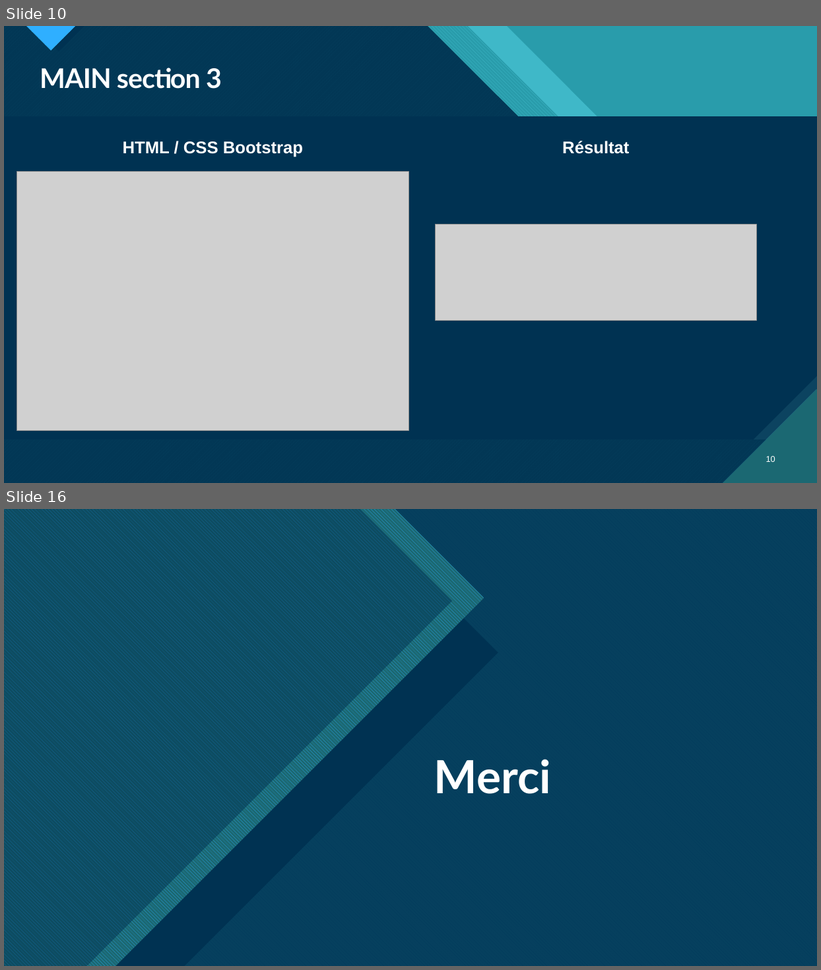
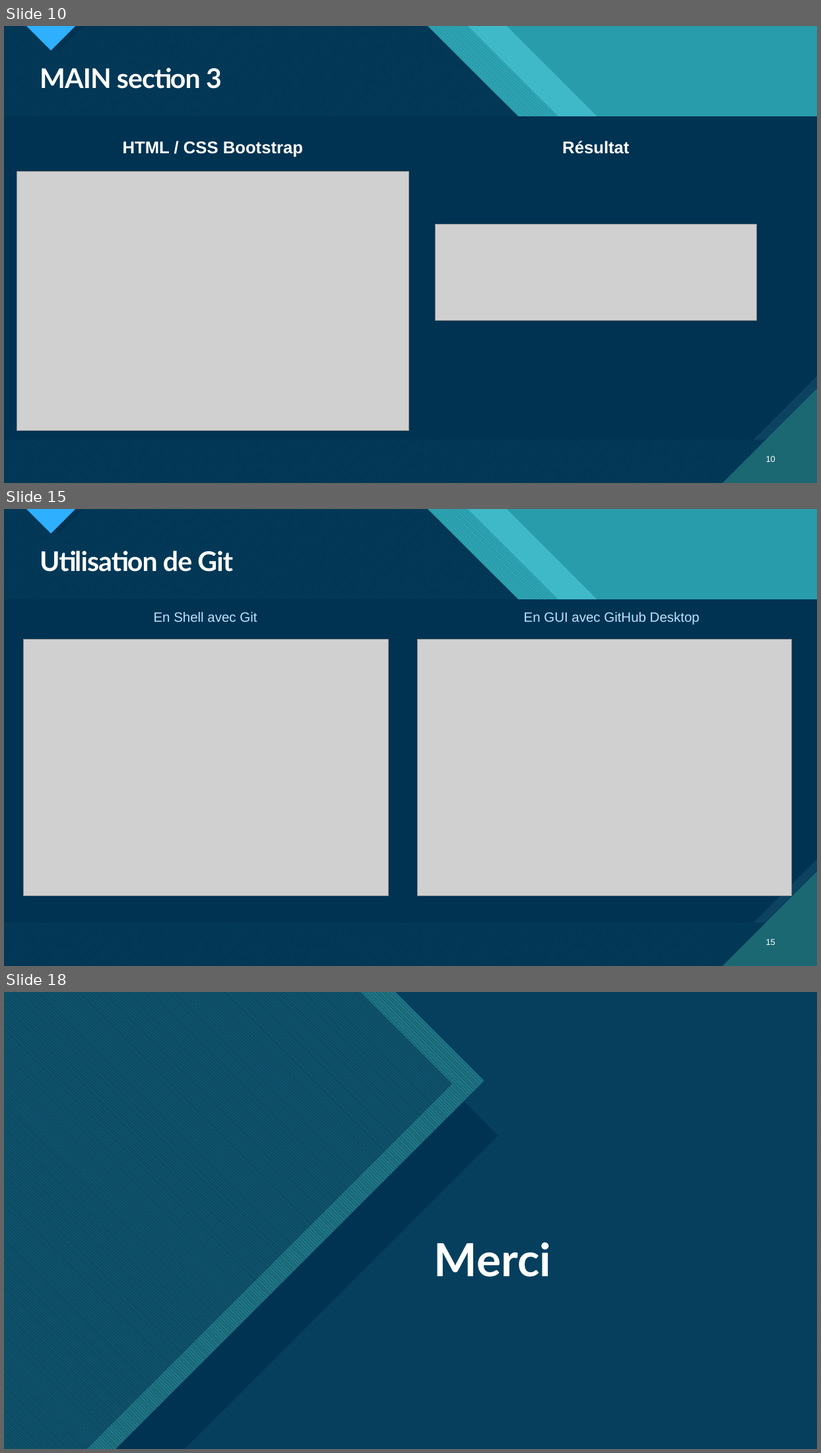
Before and after one commit to porteb/P2OC, a slide deck: Projet 2 OpenClassroms.pptm. Shown one above the other, each under a label of ours: slides 10 and 16 before the commit, slides 10, 15 and 18 after it; the slides between them are not shown. The pictures are 821x970 and 821x1453 pixels, drawn with LibreOffice and Linux fonts; fonts in the diff are those of the drawing; grey boxes stand for pictures. Boxes give left, top, right and bottom in pixels: in the first picture for what was removed or moved away, otherwise in the second. Text is boxed around its words. In the diff, an @@ line names an element or a change of style, - is before the commit and + after.

```diff
--- a/Projet 2 OpenClassroms.pptm
+++ b/Projet 2 OpenClassroms.pptm
@@ slide 15 added at [4,509,817,966], background #47C3D3; not listed: 18 template elements that a slide beside it also shows @@
@@ title added at [40,551,233,572], 32 pt, text #FFFFFF, bold @@
+Utilisation de Git
@@ text added at [154,612,257,622], 16 pt, text #BAE4FF @@
+En Shell avec Git
@@ text added at [524,612,700,625], 16 pt, text #BAE4FF @@
+En GUI avec GitHub Desktop
@@ picture added at [24,640,389,896] @@
@@ picture added at [418,640,792,896] @@
@@ page number added at [766,939,776,945], 10 pt, text #FFFFFF @@
+15
@@ what was slide 16 is now slide 18 @@
```
Also in this commit, not shown: 3 slides changed, 4 other slides added, 3 slides removed, 1 other file.
